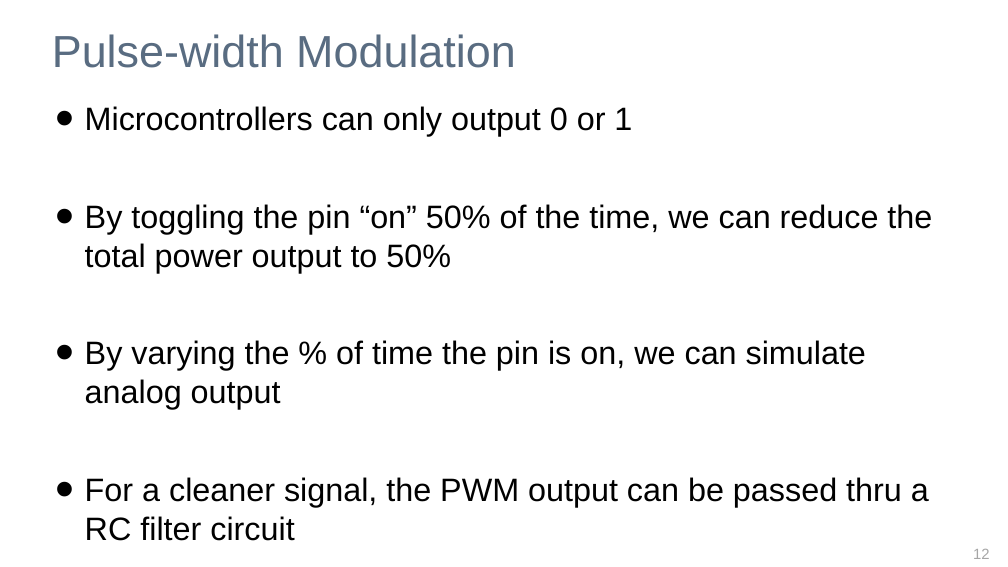
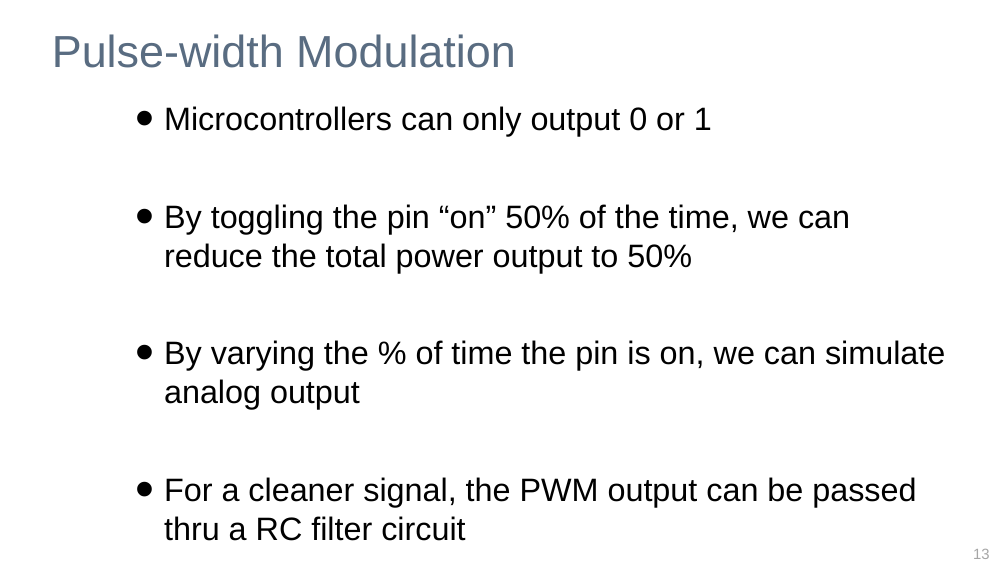
Before and after one commit to outofjungle/YahooOpenHack2013, a slide deck: slide 13 of y-hack-Sunnyvale-2013-workshop.pptx (slide 12 before the commit). Drawn at 1008x567 pixels with LibreOffice and Linux fonts; fonts in the diff are those of the drawing; background and template pictures are left out. Boxes give left, top, right and bottom in pixels: in the first picture for what was removed or moved away, otherwise in the second. Text is boxed around its words. In the diff, an @@ line names an element or a change of style, - is before the commit and + after.

```diff
--- a/y-hack-Sunnyvale-2013-workshop.pptx
+++ b/y-hack-Sunnyvale-2013-workshop.pptx
@@ text "Microcontrollers can only output 0 ..." rewrapped from (85, 106, 932, 507) to (164, 106, 945, 507) @@
@@ page number at (973, 549, 990, 559): text changed @@
-12
+13
```
Also in this commit, not shown: 7 other slides changed, 1 slide added.
